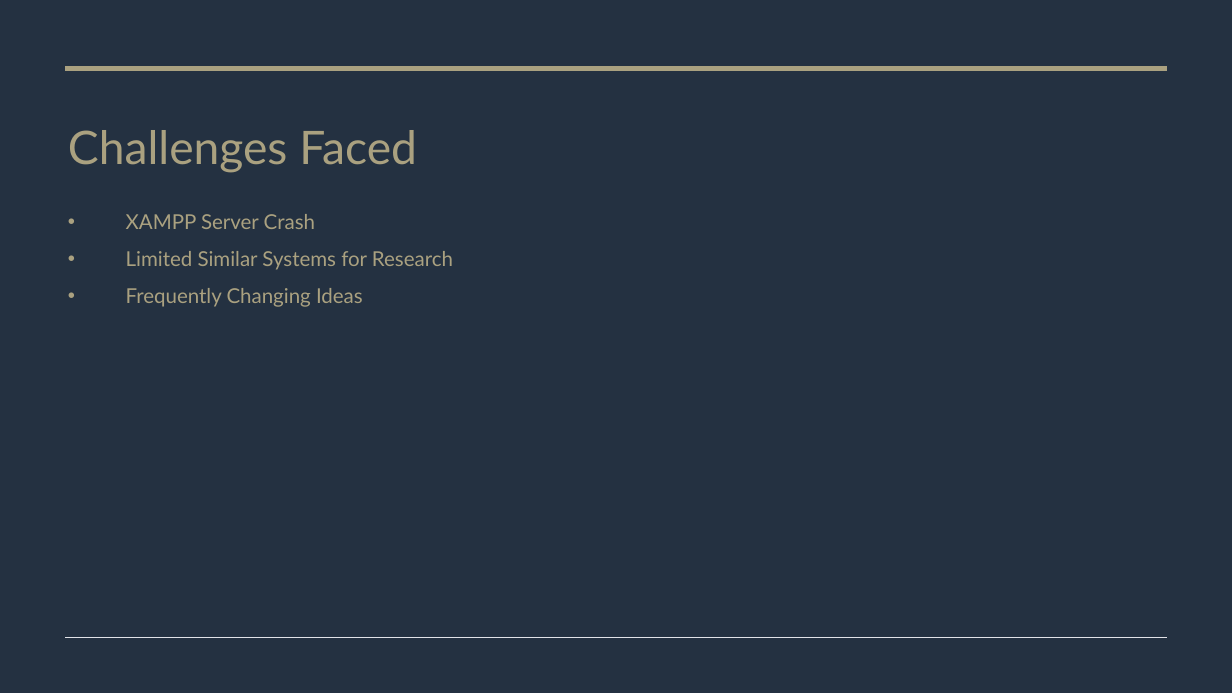
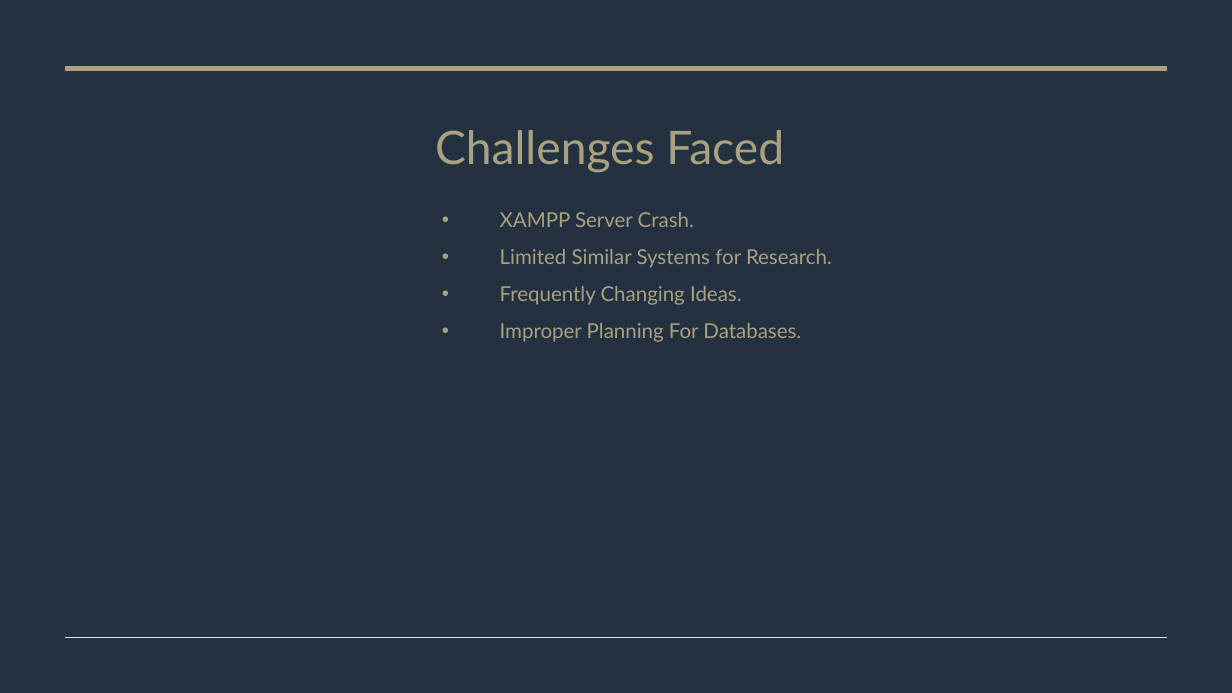
Before and after one commit to Janice1828/daily_activities-personal_finance_tracker, a slide deck: slide 16 of Daily Activities & Personal Finance Tracker.pptx (slide 13 before the commit). Drawn at 1232x693 pixels with LibreOffice and Linux fonts; fonts in the diff are those of the drawing. Boxes give left, top, right and bottom in pixels: in the first picture for what was removed or moved away, otherwise in the second. Text is boxed around its words. In the diff, an @@ line names an element or a change of style, - is before the commit and + after.

```diff
--- a/Daily Activities & Personal Finance Tracker.pptx
+++ b/Daily Activities & Personal Finance Tracker.pptx
@@ title "Challenges Faced" at bbox=[435, 130, 784, 173]: alignment left to centre @@
@@ text at bbox=[500, 212, 832, 342]: text changed @@
-• XAMPP Server Crash
-• Limited Similar Systems for Research
-• Frequently Changing Ideas
+• XAMPP Server Crash.
+• Limited Similar Systems for Research.
+• Frequently Changing Ideas.
+• Improper Planning For Databases.
```
Also in this commit, not shown: 9 other slides changed, 3 slides added, 14 other files.
